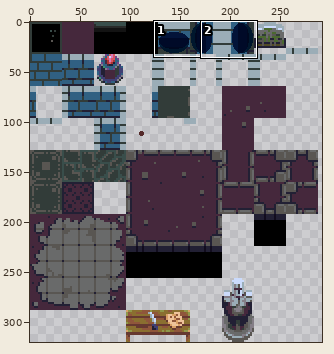
File history of a sprite sheet, core/assets/levels/tower-tileset.png. Above: a wide view before the commit, with the close-up outlined.
Close-up. Earlier state:
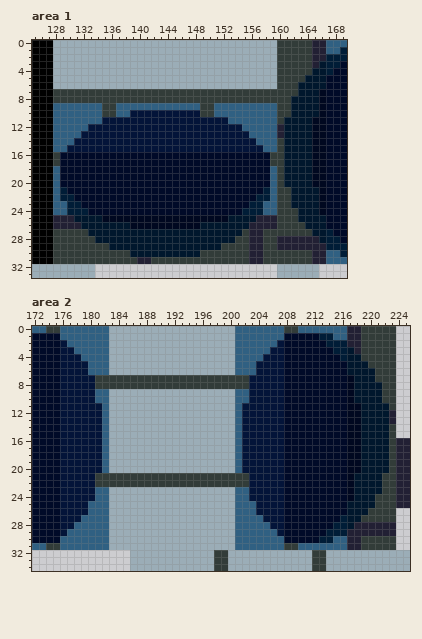
The file is 320x320 pixels. Colours within 5 levels of each other are drawn and written as one. Shown: area 1: x 125..169, y 0..33; area 2: x 172..225, y 0..34. The wide view leaves out empty margins. The commit also changed other parts of the picture, which this record leaves out.
After:
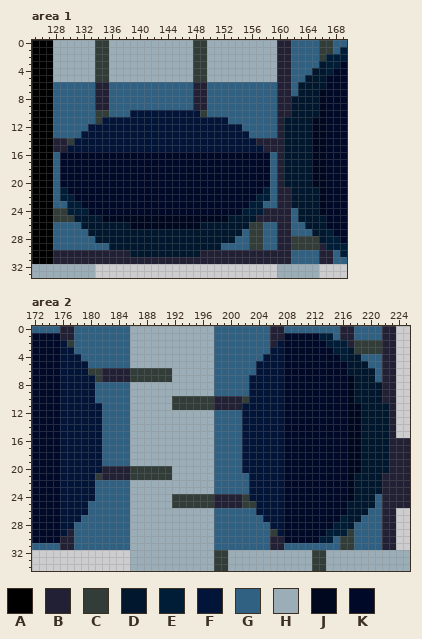
Palette (. is transparent): A #000000  B #222034  C #323c39  D #00172d  E #001d37  F #031439  G #306082  H #9badb7  J #000820  K #000a28
The edit:
Area 1:
y 0..1: x 134..135 HH -> CC; x 148..149 HH -> CC; x 160..167 CCCCCBBG -> BBGGGGCC
y 2: x 134..135 HH -> CC; x 148..149 HH -> CC; x 160..166 CCCCCBB -> BBGGGGC
y 3: x 134..135 HH -> CC; x 148..149 HH -> CC; x 160..165 CCCCCB -> BBGGGG
y 4: x 134..135 HH -> CC; x 148..149 HH -> CC; x 160..164 CCCCC -> BBGGG
y 5: x 134..135 HH -> CC; x 148..149 HH -> CC; x 160..163 CCCC -> BBGG
y 6: x 128..162 HHHHHHHHHHHHHHHHHHHHHHHHHHHHHHHHCCC -> GGGGGGBBGGGGGGGGGGGGBBGGGGGGGGGGBBG
y 7: x 128..162 CCCCCCCCCCCCCCCCCCCCCCCCCCCCCCCCCCC -> GGGGGGBBGGGGGGGGGGGGBBGGGGGGGGGGBBG
y 8: x 128..161 CCCCCCCCCCCCCCCCCCCCCCCCCCCCCCCCCC -> GGGGGGBBGGGGGGGGGGGGBBGGGGGGGGGGBB
y 9: x 134..136 GCC -> BBG; x 148..150 GCC -> BBG; x 160..161 CC -> BB
y 10: x 134 G -> C; x 136 C -> G; x 150 C -> G; x 160..161 CC -> BB
y 11: x 134 G -> C; x 160 C -> B
y 14: x 128..130 GGG -> BBC; x 157..160 GGGC -> BBBB
y 15: x 128..129 GG -> BB; x 158..160 GGC -> BBB
y 16..17: x 128 C -> G; x 159..160 CC -> GB
y 18..20: x 160 C -> B
y 21..23: x 160..161 CC -> BB
y 24: x 128..129 GG -> CC; x 158..162 GGCCC -> BBBBG
y 25: x 128..130 BBB -> CCC; x 160..162 CCC -> BBG
y 26: x 128..131 BBBB -> GGGG; x 156..163 BBBBCCCC -> CCGGBBGG
y 27: x 128..132 CCCCC -> GGGGG; x 155..164 CBBCCCCCCC -> GCCGGBBGGG
y 28: x 128..133 CCCCCC -> GGGGGG; x 154..159 CCBBCC -> GGCCGG; x 162..165 BBBB -> CCCC
y 29: x 128..135 CCCCCCCC -> GGGGGGGG; x 152..159 CCCCBBCC -> GGGGCCGG; x 162..165 BBBB -> CCCC
y 30: x 128..138 CCCCCCCCCCC -> BBBBBBBBBBB; x 149..155 CCCCCCC -> BBBBBBB; x 158..165 CCCCCCCB -> BBBBGGGG; x 167 G -> B
y 31: x 128..139 CCCCCCCCCCCC -> BBBBBBBBBBBB; x 142..155 CCCCCCCCCCCCCC -> BBBBBBBBBBBBBB; x 158..165 CCCCCCCB -> BBBBGGGG; x 167 G -> B
Area 2:
y 0: x 174..177 CCGG -> GGBB; x 183..185 HHH -> GGG; x 198..200 HHH -> GGG; x 206..209 GGCC -> BBGG; x 216 G -> B; x 218..223 BCCCCC -> GGGGBB
y 1: x 176..177 GG -> BB; x 183..185 HHH -> GGG; x 198..200 HHH -> GGG; x 206..207 GG -> BB; x 216 G -> B; x 218..223 BCCCCC -> GGGGBB
y 2: x 177 G -> C; x 183..185 HHH -> GGG; x 198..200 HHH -> GGG; x 206 G -> B; x 218 B -> C; x 222..223 CC -> BB
y 3: x 183..185 HHH -> GGG; x 198..200 HHH -> GGG; x 218 B -> C; x 222..223 CC -> BB
y 4: x 183..185 HHH -> GGG; x 198..200 HHH -> GGG; x 219..223 CCCCC -> GGGBB
y 5: x 183..185 HHH -> GGG; x 198..200 HHH -> GGG; x 220..223 CCCC -> GGBB
y 6: x 180..191 GGGHHHHHHHHH -> CCBBBBCCCCCC; x 198..200 HHH -> GGG; x 221..223 CCC -> GBB
y 7: x 182..185 CCCC -> BBBB; x 192..202 CCCCCCCCCCC -> HHHHHHGGGGG; x 221..223 CCC -> GBB
y 8: x 181..202 CCCCCCCCCCCCCCCCCCCCCC -> GGGGGHHHHHHHHHHHHGGGGG; x 222..223 CC -> BB
y 9: x 183..185 HHH -> GGG; x 198..200 HHH -> GGG; x 222..223 CC -> BB
y 10: x 183..185 HHH -> GGG; x 192..202 HHHHHHHHHGG -> CCCCCCBBBBC; x 222..223 CC -> BB
y 11: x 183..185 HHH -> GGG; x 192..201 HHHHHHHHHG -> CCCCCCBBBB; x 223 C -> B
y 12..13: x 183..185 HHH -> GGG; x 198..200 HHH -> GGG
y 14..19: x 183..185 HHH -> GGG; x 198..200 HHH -> GGG; x 223 C -> B
y 20: x 182..191 GHHHHHHHHH -> BBBBCCCCCC; x 198..200 HHH -> GGG; x 223 C -> B
y 21: x 182..185 CCCC -> BBBB; x 192..202 CCCCCCCCCCC -> HHHHHHGGGGG; x 222..223 CC -> BB
y 22: x 181..202 CCCCCCCCCCCCCCCCCCCCCC -> GGGGGHHHHHHHHHHHHGGGGG; x 222..223 CC -> BB
y 23: x 183..185 HHH -> GGG; x 198..200 HHH -> GGG; x 222..223 CC -> BB
y 24: x 183..185 HHH -> GGG; x 192..202 HHHHHHHHHGG -> CCCCCCBBBBC; x 221..223 CCC -> GBB
y 25: x 183..185 HHH -> GGG; x 192..203 HHHHHHHHHGGG -> CCCCCCBBBBCC; x 221..223 CCC -> GBB
y 26: x 183..185 HHH -> GGG; x 198..200 HHH -> GGG; x 220..223 CCCC -> GGBB
y 27: x 183..185 HHH -> GGG; x 198..200 HHH -> GGG; x 219..223 CCCCC -> GGGBB
y 28: x 183..185 HHH -> GGG; x 198..200 HHH -> GGG; x 218..221 BBBB -> GGGG
y 29: x 177 G -> B; x 183..185 HHH -> GGG; x 198..200 HHH -> GGG; x 206 G -> C; x 217..221 BBBBB -> CGGGG
y 30: x 176..177 GG -> BB; x 183..185 HHH -> GGG; x 198..200 HHH -> GGG; x 206..207 GG -> BB; x 216..223 GBBCCCCC -> CCGGGGBB
y 31: x 174..177 CCGG -> GGBB; x 183..185 HHH -> GGG; x 198..200 HHH -> GGG; x 206..209 GGCC -> BBGG; x 216..223 GBBCCCCC -> CCGGGGBB
Boxes around the changes in both close-ups, in picture pixels (x1, y1, x2, y2):
changed: (53, 40, 333, 264)
changed: (46, 326, 74, 347)
changed: (88, 326, 298, 550)
changed: (340, 326, 396, 550)
changed: (46, 529, 74, 550)
